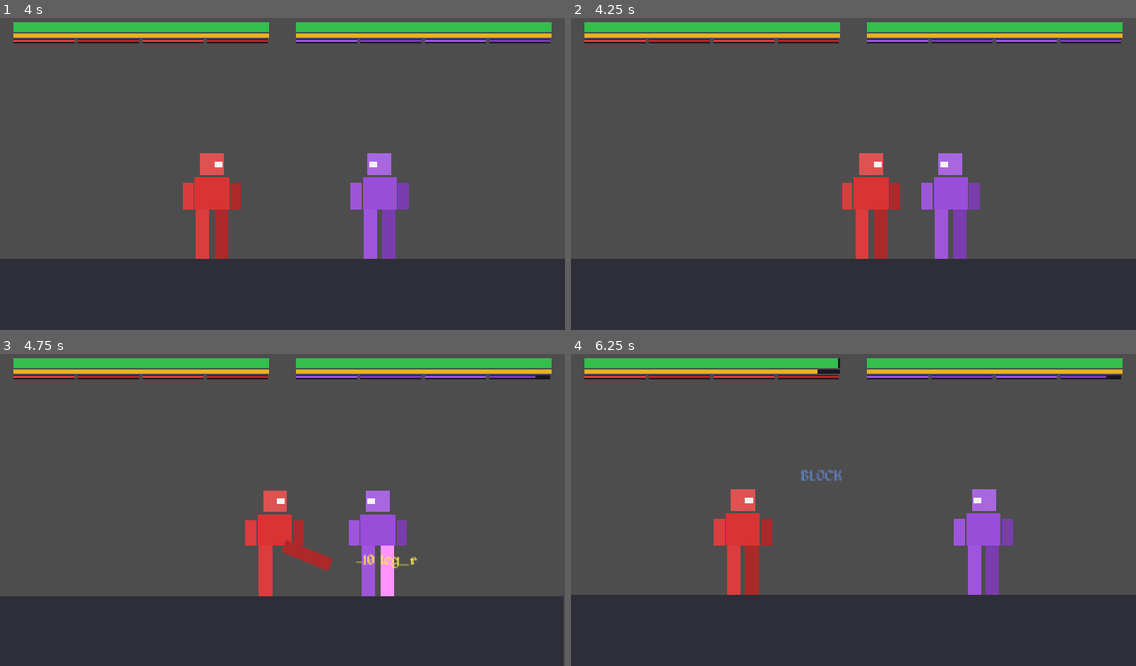
Above: before the commit, frames 1-4 (two rows, left to right).
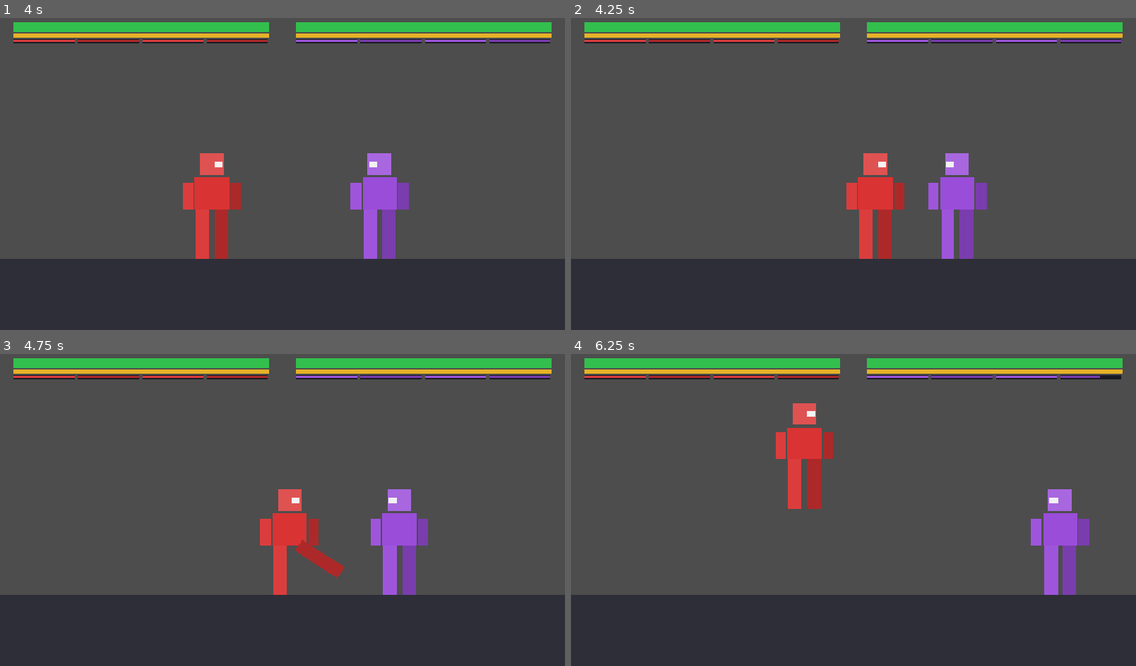
Above: after the commit, the same moments.

Repository: al5ina5/fighter
Game: Godot game, scene res://scenes/Battle.tscn
Two runs of this game, one before a commit and one after it. Both use one fixed random seed, a clock stepped at 60 frames per second and the inputs below. This scene is started directly instead of the project's main scene.
Inputs (mouse positions are in pixels of both pictures, inside the frame that each line leads up to):
- Up to frame 1 (4 s): tap Enter (ui_accept) every 0.75 s from 0.5 to 2.75 s; move the mouse to (406, 155) at 0.52 s; hold D (p1_move_right) 0.53-2.03 s; tap F (p1_arm_l) at 0.6 s; click (406, 155) at 0.67 s; tap W (p1_jump) at 0.77, 1.52, 3.02, 3.77 s; move the mouse to (169, 186) at 1.27 s; tap G (p1_arm_r) at 1.35 s; move the mouse to (339, 102) at 2.02 s; hold A (p1_move_left) 2.03-2.78 s; tap S (p1_block) at 2.1 s; move the mouse to (254, 236) at 2.77 s; hold D (p1_move_right) from 2.78 s (still down); tap R (p1_high) at 2.85 s; click (254, 236) at 2.92 s; move the mouse to (452, 217) at 3.52 s; tap H (p1_leg_l) at 3.6 s
- Up to frame 2 (4.25 s): keep holding D (p1_move_right)
- Up to frame 3 (4.75 s): move the mouse to (113, 460) at 4.27 s; release D (p1_move_right) at 4.28 s; hold A (p1_move_left) from 4.28 s (still down); tap J (p1_leg_r) at 4.35 s; tap W (p1_jump) at 4.52 s
- Up to frame 4 (6.25 s): move the mouse to (881, 506) at 5.02 s; release A (p1_move_left) at 5.03 s; hold D (p1_move_right) 5.03-5.78 s; tap E (p1_low) at 5.1 s; click (881, 506) at 5.17 s; move the mouse to (768, 428) at 5.77 s; hold A (p1_move_left) from 5.78 s (still down); tap K (p2_arm_l) at 5.85 s; tap W (p1_jump) at 6.02 s

Frame 1 is identical in both runs. In frame 2, 2.2% of the frame differs, in the area x 48-74%, y 43-78%; in frame 3, 5.3%; in frame 4, 8.2%, in the area x 25-95%, y 1-78%.

Commit message:
KO=torso only; arm->torso/leg->other-leg fallback; dead limb buttons (NO ARM/LEG indicator); legless=short+slow; near=light/far=heavy; no body-stacking (manual separation)

Diff:
--- a/scenes/Player.tscn
+++ b/scenes/Player.tscn
@@ -21,7 +21,7 @@
 size = Vector2(10, 38)
 
 [node name="Player" type="CharacterBody2D" groups=["players"]]
-collision_layer = 1
+collision_layer = 2
 collision_mask = 1
 script = ExtResource("1")
 
--- a/scripts/Battle.gd
+++ b/scripts/Battle.gd
@@ -101,6 +101,18 @@
 		p2_guard.value = maxf(player2.guard, 0.0)
 		_update_limb_bars(p1_bars, player1)
 		_update_limb_bars(p2_bars, player2)
+		_separate_players()
+
+
+func _separate_players() -> void:
+	if not (player1.is_on_floor() and player2.is_on_floor()):
+		return
+	var dx: float = player2.global_position.x - player1.global_position.x
+	if absf(dx) < 200.0:
+		var dir: float = 1.0 if dx >= 0.0 else -1.0
+		var push: float = (200.0 - absf(dx)) / 2.0
+		player1.global_position.x -= dir * push
+		player2.global_position.x += dir * push
 
 
 func _process(_delta: float) -> void:
--- a/scripts/Player.gd
+++ b/scripts/Player.gd
@@ -14,20 +14,20 @@
 const LIMBS := ["head", "torso", "arm_l", "arm_r", "leg_l", "leg_r"]
 
 const ARM_L := {
-	"name": "arm_l", "side": "l", "base_class": "arm", "windup": 0.12, "active": 0.08, "recovery": 0.18,
-	"damage": 6.0, "knockback": 230.0, "stun": 0.26, "reach": Vector2(70, 70), "aim": 0.0, "swing": 0.9,
+	"name": "arm_l", "side": "l", "base_class": "arm", "windup": 0.10, "active": 0.08, "recovery": 0.16,
+	"damage": 5.0, "knockback": 180.0, "stun": 0.22, "reach": Vector2(70, 70), "aim": 0.0, "swing": 0.8,
 }
 const ARM_R := {
-	"name": "arm_r", "side": "r", "base_class": "arm", "windup": 0.12, "active": 0.08, "recovery": 0.18,
-	"damage": 6.0, "knockback": 230.0, "stun": 0.26, "reach": Vector2(70, 70), "aim": 0.0, "swing": 0.9,
+	"name": "arm_r", "side": "r", "base_class": "arm", "windup": 0.20, "active": 0.10, "recovery": 0.28,
+	"damage": 9.0, "knockback": 300.0, "stun": 0.32, "reach": Vector2(75, 75), "aim": 0.0, "swing": 1.0,
 }
 const LEG_L := {
-	"name": "leg_l", "side": "l", "base_class": "leg", "windup": 0.28, "active": 0.10, "recovery": 0.30,
-	"damage": 10.0, "knockback": 330.0, "stun": 0.40, "reach": Vector2(95, 100), "aim": 12.0, "swing": 1.2,
+	"name": "leg_l", "side": "l", "base_class": "leg", "windup": 0.24, "active": 0.10, "recovery": 0.26,
+	"damage": 8.0, "knockback": 260.0, "stun": 0.34, "reach": Vector2(90, 95), "aim": 12.0, "swing": 1.0,
 }
 const LEG_R := {
-	"name": "leg_r", "side": "r", "base_class": "leg", "windup": 0.28, "active": 0.10, "recovery": 0.30,
-	"damage": 10.0, "knockback": 330.0, "stun": 0.40, "reach": Vector2(95, 100), "aim": 12.0, "swing": 1.2,
+	"name": "leg_r", "side": "r", "base_class": "leg", "windup": 0.38, "active": 0.12, "recovery": 0.42,
+	"damage": 14.0, "knockback": 400.0, "stun": 0.46, "reach": Vector2(100, 105), "aim": 12.0, "swing": 1.3,
 }
 const ATTACKS := {"arm_l": ARM_L, "arm_r": ARM_R, "leg_l": LEG_L, "leg_r": LEG_R}
 
@@ -89,7 +89,7 @@
 
 	var tilt_target := hurt_tilt if state == State.HURT else 0.0
 	rig.rotation = lerpf(rig.rotation, tilt_target, delta * 12.0)
-	rig.position.y = 14.0 if _is_legless() else 0.0
+	rig.position.y = 38.0 if _is_legless() else 0.0
 	move_and_slide()
 	_update_flash(delta)
 
@@ -103,7 +103,11 @@
 		return
 	for name in ["arm_l", "arm_r", "leg_l", "leg_r"]:
 		if Input.is_action_just_pressed(_action(name)):
-			_start_attack(ATTACKS[name])
+			if _limb_available(name):
+				_start_attack(ATTACKS[name])
+			else:
+				var kind := "ARM" if name.begins_with("arm") else "LEG"
+				_float_text(global_position + Vector2(0, -70.0), "NO %s" % kind, Color(1, 0.3, 0.3))
 			return
 	velocity.x = _move_dir() * _move_speed()
 
@@ -141,7 +145,7 @@
 
 
 func _anim_attack(data: Dictionary) -> void:
-	var limb_node: Node2D = _swing_limb(data.name)
+	var limb_node: Node2D = _get_limb_node(data.name)
 	if attack_tween:
 		attack_tween.kill()
 	attack_tween = create_tween()
@@ -342,37 +346,19 @@
 	return get_node("Rig/" + name)
 
 
-func _swing_limb(name: String) -> Node2D:
-	if not limb_hp[name].gone:
-		return _get_limb_node(name)
-	for n in ["arm_l", "arm_r", "leg_l", "leg_r"]:
-		if not limb_hp[n].gone:
-			return _get_limb_node(n)
-	return _get_limb_node("torso")
+func _limb_available(name: String) -> bool:
+	return not limb_hp[name].gone
 
 
 func _fallback_target(victim, desired: String) -> String:
 	if not victim.limb_hp[desired].gone:
 		return desired
-	var pair := _pair(desired)
-	if pair != "" and not victim.limb_hp[pair].gone:
-		return pair
-	if not victim.limb_hp["torso"].gone:
+	if desired.begins_with("arm"):
 		return "torso"
+	var other := "leg_r" if desired == "leg_l" else "leg_l"
+	if not victim.limb_hp[other].gone:
+		return other
 	return "torso"
-
-
-func _pair(name: String) -> String:
-	match name:
-		"arm_l":
-			return "arm_r"
-		"arm_r":
-			return "arm_l"
-		"leg_l":
-			return "leg_r"
-		"leg_r":
-			return "leg_l"
-	return ""
 
 
 func _is_legless() -> bool:
@@ -395,20 +381,14 @@
 		legs_lost += 1
 	match legs_lost:
 		1:
-			return SPEED * 0.7
+			return SPEED * 0.65
 		2:
-			return SPEED * 0.45
+			return SPEED * 0.35
 	return SPEED
 
 
 func _is_ko() -> bool:
-	if health <= 0.0:
-		return true
-	if limb_hp["head"].gone:
-		return true
-	if limb_hp["arm_l"].gone and limb_hp["arm_r"].gone and limb_hp["leg_l"].gone and limb_hp["leg_r"].gone:
-		return true
-	return false
+	return health <= 0.0
 
 
 func reset(start_pos: Vector2) -> void:
